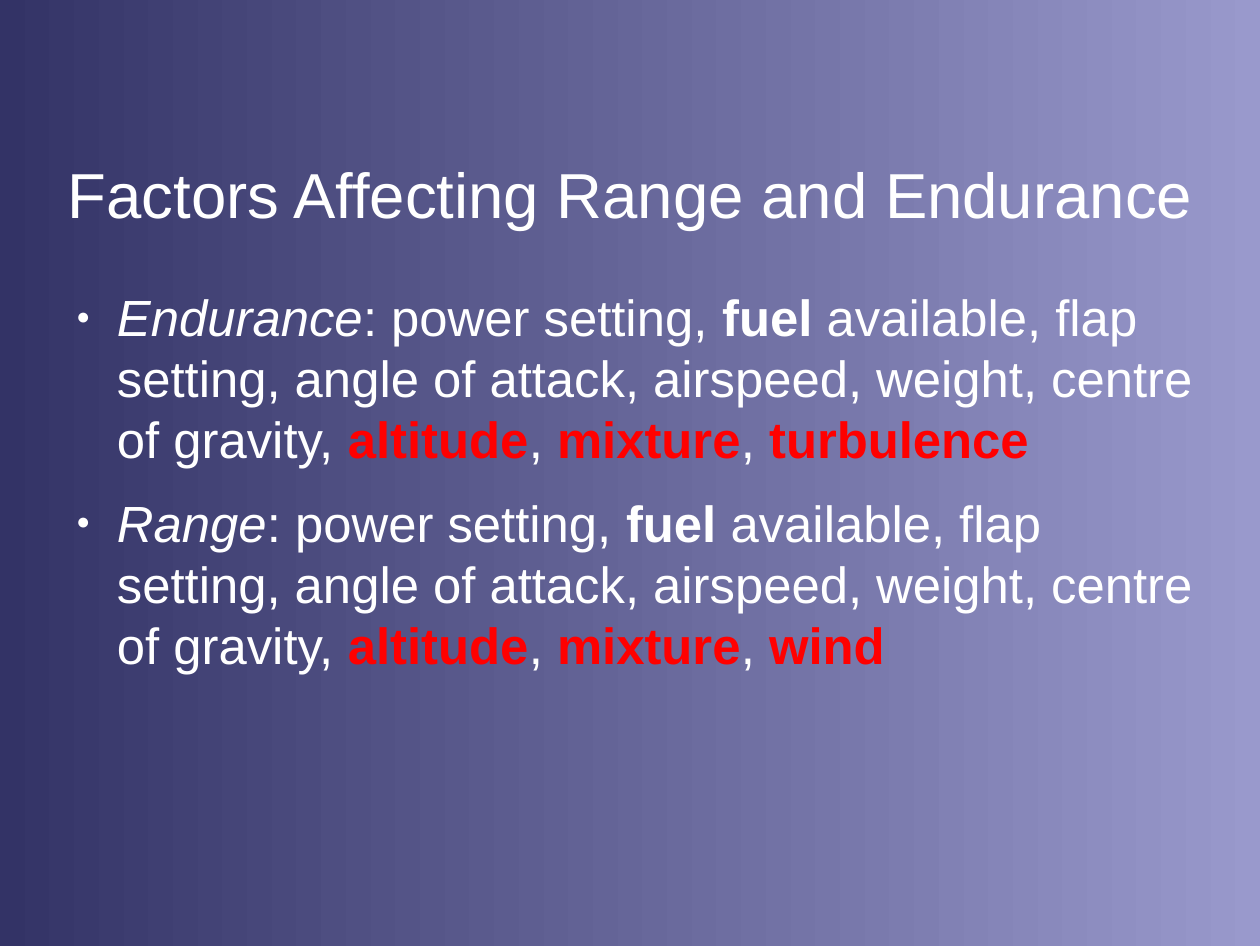
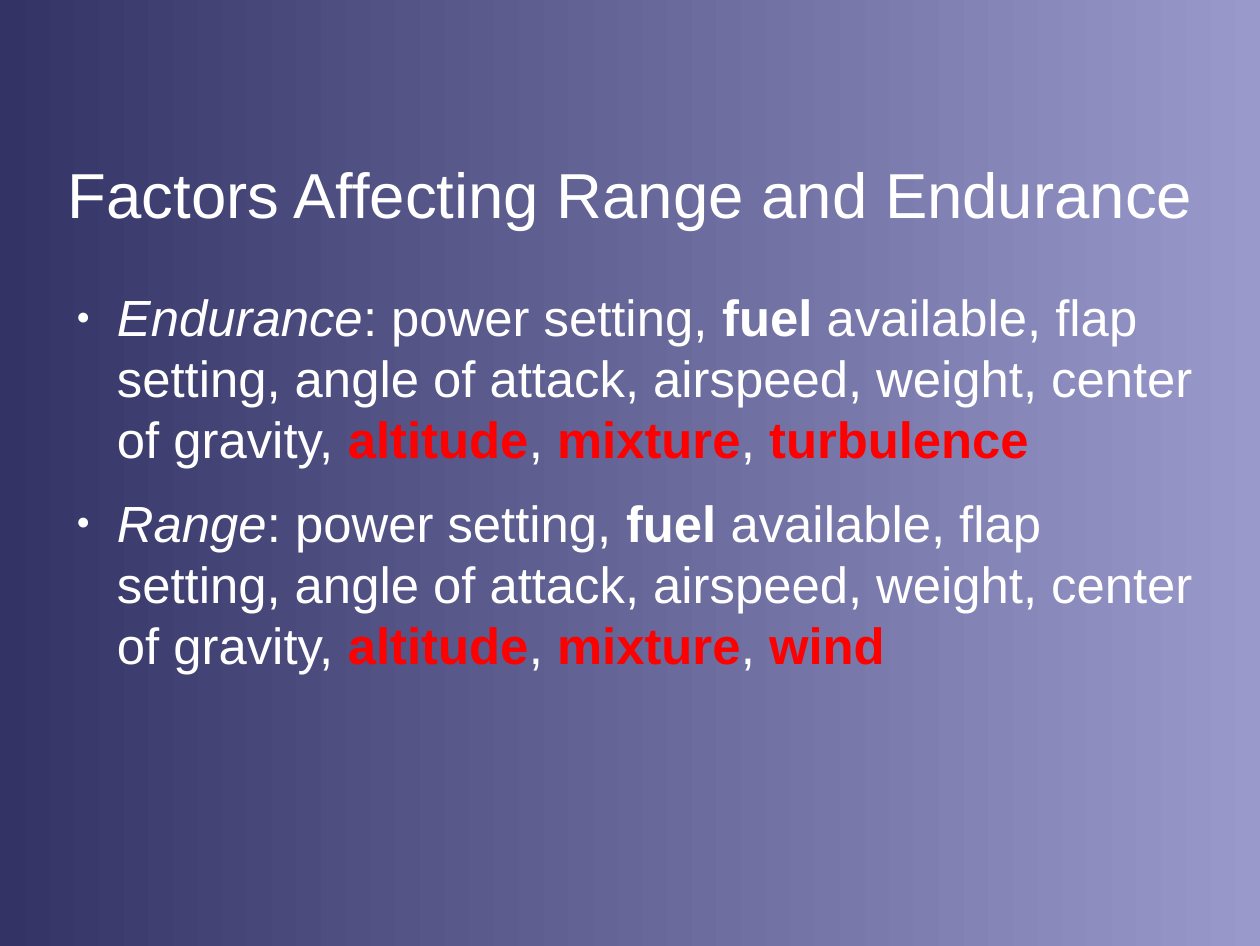
Before and after one commit to stephanheinemann/flight, a slide deck: slide 15 of FI/RangeAndEndurance/RangeAndEndurance.odp. Drawn at 1260x946 pixels with LibreOffice and Linux fonts; fonts in the diff are those of the drawing; background and template pictures are left out. Boxes give left, top, right and bottom in pixels: in the first picture for what was removed or moved away, otherwise in the second. Text is boxed around its words. In the diff, an @@ line names an element or a change of style, - is before the commit and + after.

```diff
--- a/FI/RangeAndEndurance/RangeAndEndurance.odp
+++ b/FI/RangeAndEndurance/RangeAndEndurance.odp
@@ text at bbox=[117, 299, 1192, 674]: text changed @@
-● Endurance: power setting, fuel available, flap setting, angle of attack, airspeed, weight, centre of gravity, altitude, mixture, turbulence
-● Range: power setting, fuel available, flap setting, angle of attack, airspeed, weight, centre of gravity, altitude, mixture, wind
+● Endurance: power setting, fuel available, flap setting, angle of attack, airspeed, weight, center of gravity, altitude, mixture, turbulence
+● Range: power setting, fuel available, flap setting, angle of attack, airspeed, weight, center of gravity, altitude, mixture, wind
```
Also in this commit, not shown: 3 other slides changed, 2 other files.
